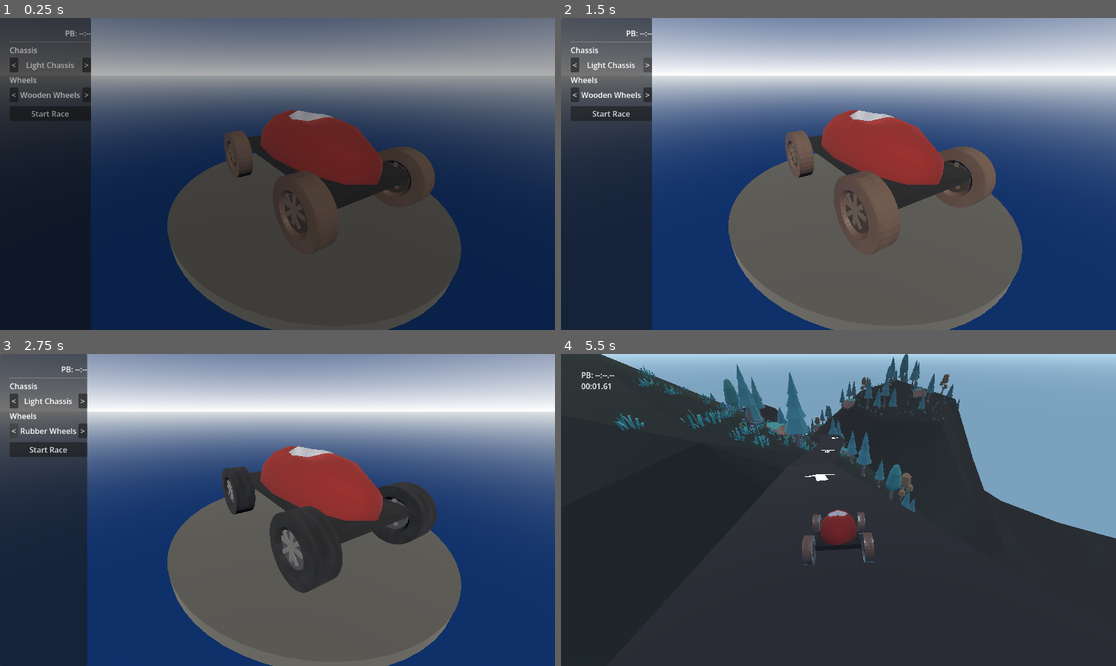
Above: before the commit, frames 1-4 (two rows, left to right).
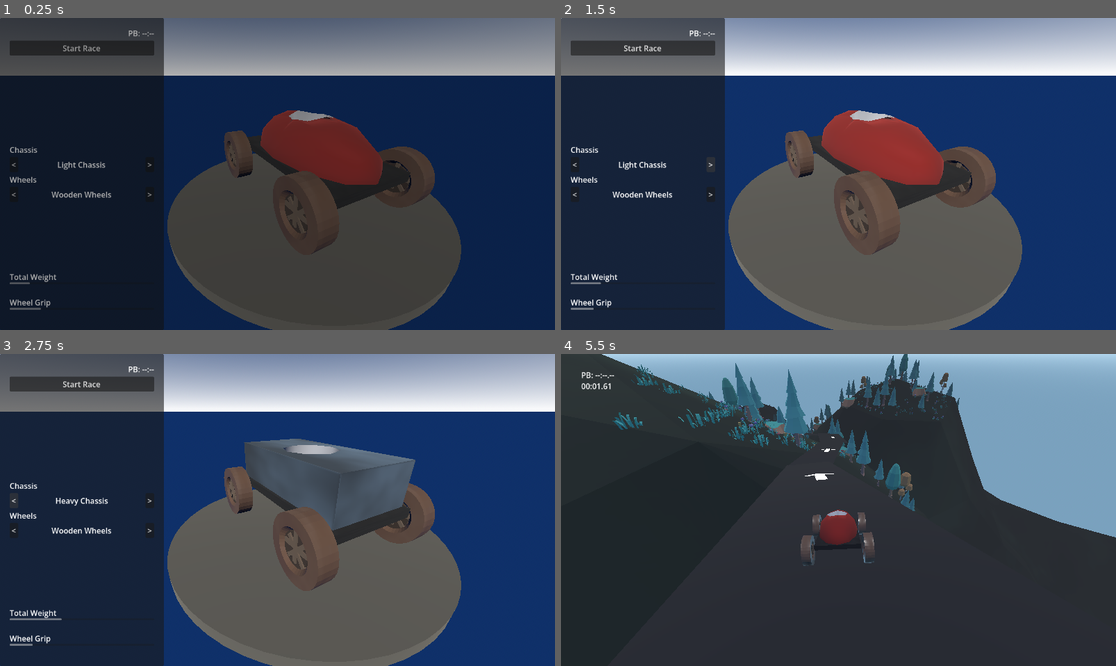
Above: after the commit, the same moments.

Repository: UrHighnez/steer-mania
Game: Godot game, scene res://scenes/garage.tscn
Same seed, same stepped clock (60 frames per second), same inputs: the game is played once before the commit and once after it.
Inputs:
- Up to frame 1 (0.25 s): no input
- Up to frame 2 (1.5 s): click "<" at 0.5 s; click ">" at 1.25 s
- Up to frame 3 (2.75 s): click "<" at 2 s
- Up to frame 4 (5.5 s): click ">" at 2.75 s; click "Start Race" at 3.5 s; hold D (Steer Right) 4.28-5.03 s; tap J (Camera Left) at 4.35 s; hold S (Brake) from 5.03 s (still down); tap L (Camera Right) at 5.1 s

The runs differ from the first frame. In frame 1, 29% of the frame differs, in the area x 0-100%, y 0-100%; in frame 2, 32%; in frame 3, 41%; in frame 4, 2.1%.

Commit message:
add stat display

Diff:
--- a/resources/chassis_heavy.tres
+++ b/resources/chassis_heavy.tres
@@ -7,5 +7,5 @@
 script = ExtResource("1_ajwwv")
 display_name = "Heavy Chassis"
 chassis_scene = ExtResource("1_pns02")
-mass = 80.0
+mass = 60.0
 metadata/_custom_type_script = "uid://b6un8nviu3hcl"
--- a/resources/chassis_light.tres
+++ b/resources/chassis_light.tres
@@ -7,4 +7,5 @@
 script = ExtResource("1_dteng")
 display_name = "Light Chassis"
 chassis_scene = ExtResource("1_y7f2r")
+mass = 20.0
 metadata/_custom_type_script = "uid://b6un8nviu3hcl"
--- a/resources/wheel_rubber.tres
+++ b/resources/wheel_rubber.tres
@@ -7,6 +7,6 @@
 script = ExtResource("1_yp6rj")
 display_name = "Rubber Wheels"
 wheel_scene = ExtResource("2_yp6rj")
-wheel_friction_slip = 8.0
+wheel_friction_slip = 10.0
 suspension_stiffness = 40.0
 metadata/_custom_type_script = "uid://2r2fa6vlwgp1"
--- a/resources/wheel_wood.tres
+++ b/resources/wheel_wood.tres
@@ -7,6 +7,7 @@
 script = ExtResource("1_pytyu")
 display_name = "Wooden Wheels"
 wheel_scene = ExtResource("2_pytyu")
-wheel_friction_slip = 2.0
+mass = 2.5
+wheel_friction_slip = 3.0
 suspension_stiffness = 80.0
 metadata/_custom_type_script = "uid://2r2fa6vlwgp1"
--- a/scenes/garage.tscn
+++ b/scenes/garage.tscn
@@ -19,7 +19,7 @@
 sky_top_color = Color(0.07450981, 0.19215687, 0.4117647, 1)
 sky_horizon_color = Color(1, 1, 1, 1)
 ground_bottom_color = Color(0.07450686, 0.19224218, 0.41101968, 1)
-ground_horizon_color = Color(0.8687151, 0.88564676, 0.8915879, 1)
+ground_horizon_color = Color(0.07450981, 0.19215687, 0.4117647, 1)
 ground_curve = 0.08282144
 
 [sub_resource type="Sky" id="Sky_18b1i"]
@@ -48,12 +48,12 @@
 mesh = SubResource("CylinderMesh_f50xb")
 
 [node name="VehicleBody3D" parent="." unique_id=1193777749 instance=ExtResource("1_jceud")]
-transform = Transform3D(1, 0, 0, 0, 1, 0, 0, 0, 1, 0.08579922, 0.21564853, -0.03705682)
+transform = Transform3D(-1, 0, -8.742278e-08, 0, 1, 0, 8.742278e-08, 0, -1, 0.08579922, 0.21564853, -0.03705682)
 gravity_scale = 0.0
 
 [node name="HUD" type="CanvasLayer" parent="." unique_id=944776966]
 
-[node name="UI" type="Control" parent="HUD" unique_id=1731076799 node_paths=PackedStringArray("car_assembler", "pb_label", "fade_overlay", "lbl_chassis_name", "lbl_wheel_name")]
+[node name="UI" type="Control" parent="HUD" unique_id=1731076799 node_paths=PackedStringArray("car_assembler", "pb_label", "fade_overlay", "lbl_chassis_name", "lbl_wheel_name", "bar_weight", "bar_grip")]
 layout_direction = 4
 layout_mode = 3
 anchors_preset = 15
@@ -63,10 +63,12 @@
 grow_vertical = 2
 script = ExtResource("2_gnlqp")
 car_assembler = NodePath("../../VehicleBody3D/Assembler")
-pb_label = NodePath("MenuPanel/MarginContainer/Content_VBoxContainer/PBTimeLabel")
+pb_label = NodePath("MenuPanel/MarginContainer/Navigation_VBoxContainer/PBTimeLabel")
 fade_overlay = NodePath("../FadeOverlay")
-lbl_chassis_name = NodePath("MenuPanel/MarginContainer/Content_VBoxContainer/HBoxContainer/ChassisName")
-lbl_wheel_name = NodePath("MenuPanel/MarginContainer/Content_VBoxContainer/HBoxContainer2/WheelsName")
+lbl_chassis_name = NodePath("MenuPanel/MarginContainer/Garage_VBoxContainer/HBoxContainer/ChassisName")
+lbl_wheel_name = NodePath("MenuPanel/MarginContainer/Garage_VBoxContainer/HBoxContainer2/WheelsName")
+bar_weight = NodePath("MenuPanel/MarginContainer/Stats_VBoxContainer/WeightLabel/Bar_Weight")
+bar_grip = NodePath("MenuPanel/MarginContainer/Stats_VBoxContainer/GripLabel/Bar_Grip")
 chassis_options = Array[ExtResource("3_18b1i")]([ExtResource("4_v0fcm"), ExtResource("5_oyih7")])
 wheel_options = Array[ExtResource("6_oyih7")]([ExtResource("7_8ish0"), ExtResource("8_4laxj")])
 race_scene_path = "uid://baawn2w8fbjpc"
@@ -81,62 +83,18 @@
 layout_mode = 2
 theme_override_constants/margin_left = 20
 theme_override_constants/margin_top = 20
-
-[node name="Content_VBoxContainer" type="VBoxContainer" parent="HUD/UI/MenuPanel/MarginContainer" unique_id=75534036]
-layout_mode = 2
-
-[node name="PBTimeLabel" type="Label" parent="HUD/UI/MenuPanel/MarginContainer/Content_VBoxContainer" unique_id=1573719645]
+theme_override_constants/margin_right = 20
+theme_override_constants/margin_bottom = 20
+
+[node name="Navigation_VBoxContainer" type="VBoxContainer" parent="HUD/UI/MenuPanel/MarginContainer" unique_id=536953140]
+layout_mode = 2
+
+[node name="PBTimeLabel" type="Label" parent="HUD/UI/MenuPanel/MarginContainer/Navigation_VBoxContainer" unique_id=1573719645]
 layout_mode = 2
 text = "00:00.00"
 horizontal_alignment = 2
 
-[node name="HSeparator" type="HSeparator" parent="HUD/UI/MenuPanel/MarginContainer/Content_VBoxContainer" unique_id=1100313837]
-layout_mode = 2
-
-[node name="ChassisLabel" type="Label" parent="HUD/UI/MenuPanel/MarginContainer/Content_VBoxContainer" unique_id=205113270]
-layout_mode = 2
-text = "Chassis"
-
-[node name="HBoxContainer" type="HBoxContainer" parent="HUD/UI/MenuPanel/MarginContainer/Content_VBoxContainer" unique_id=1444629191]
-layout_mode = 2
-
-[node name="PrevChassisBtn" type="Button" parent="HUD/UI/MenuPanel/MarginContainer/Content_VBoxContainer/HBoxContainer" unique_id=810022771]
-layout_mode = 2
-text = "<"
-
-[node name="ChassisName" type="Label" parent="HUD/UI/MenuPanel/MarginContainer/Content_VBoxContainer/HBoxContainer" unique_id=392432054]
-layout_mode = 2
-size_flags_horizontal = 6
-horizontal_alignment = 1
-
-[node name="NextChassisBtn" type="Button" parent="HUD/UI/MenuPanel/MarginContainer/Content_VBoxContainer/HBoxContainer" unique_id=219677287]
-layout_mode = 2
-text = ">"
-
-[node name="WheelsLabel" type="Label" parent="HUD/UI/MenuPanel/MarginContainer/Content_VBoxContainer" unique_id=1326692031]
-layout_mode = 2
-text = "Wheels"
-
-[node name="HBoxContainer2" type="HBoxContainer" parent="HUD/UI/MenuPanel/MarginContainer/Content_VBoxContainer" unique_id=2121602973]
-layout_mode = 2
-
-[node name="PrevWheelsBtn" type="Button" parent="HUD/UI/MenuPanel/MarginContainer/Content_VBoxContainer/HBoxContainer2" unique_id=2140894315]
-layout_mode = 2
-text = "<"
-
-[node name="WheelsName" type="Label" parent="HUD/UI/MenuPanel/MarginContainer/Content_VBoxContainer/HBoxContainer2" unique_id=1160221995]
-layout_mode = 2
-size_flags_horizontal = 6
-horizontal_alignment = 1
-
-[node name="NextWheelsBtn" type="Button" parent="HUD/UI/MenuPanel/MarginContainer/Content_VBoxContainer/HBoxContainer2" unique_id=209283859]
-layout_mode = 2
-text = ">"
-
-[node name="Spacer_Control" type="Control" parent="HUD/UI/MenuPanel/MarginContainer/Content_VBoxContainer" unique_id=1620610450]
-layout_mode = 2
-
-[node name="StartRaceBtn" type="Button" parent="HUD/UI/MenuPanel/MarginContainer/Content_VBoxContainer" unique_id=1727443202]
+[node name="StartRaceBtn" type="Button" parent="HUD/UI/MenuPanel/MarginContainer/Navigation_VBoxContainer" unique_id=1727443202]
 layout_mode = 2
 text = "Start Race"
 metadata/heavy = false
@@ -144,16 +102,106 @@
 metadata/rubber = false
 metadata/wood = false
 
+[node name="Garage_VBoxContainer" type="VBoxContainer" parent="HUD/UI/MenuPanel/MarginContainer" unique_id=75534036]
+custom_minimum_size = Vector2(300, 0)
+layout_mode = 2
+size_flags_vertical = 4
+
+[node name="ChassisLabel" type="Label" parent="HUD/UI/MenuPanel/MarginContainer/Garage_VBoxContainer" unique_id=205113270]
+layout_mode = 2
+text = "Chassis"
+
+[node name="HBoxContainer" type="HBoxContainer" parent="HUD/UI/MenuPanel/MarginContainer/Garage_VBoxContainer" unique_id=1444629191]
+layout_mode = 2
+
+[node name="PrevChassisBtn" type="Button" parent="HUD/UI/MenuPanel/MarginContainer/Garage_VBoxContainer/HBoxContainer" unique_id=810022771]
+layout_mode = 2
+text = "<"
+
+[node name="ChassisName" type="Label" parent="HUD/UI/MenuPanel/MarginContainer/Garage_VBoxContainer/HBoxContainer" unique_id=392432054]
+layout_mode = 2
+size_flags_horizontal = 6
+horizontal_alignment = 1
+
+[node name="NextChassisBtn" type="Button" parent="HUD/UI/MenuPanel/MarginContainer/Garage_VBoxContainer/HBoxContainer" unique_id=219677287]
+layout_mode = 2
+text = ">"
+
+[node name="WheelsLabel" type="Label" parent="HUD/UI/MenuPanel/MarginContainer/Garage_VBoxContainer" unique_id=1326692031]
+layout_mode = 2
+text = "Wheels"
+
+[node name="HBoxContainer2" type="HBoxContainer" parent="HUD/UI/MenuPanel/MarginContainer/Garage_VBoxContainer" unique_id=2121602973]
+layout_mode = 2
+
+[node name="PrevWheelsBtn" type="Button" parent="HUD/UI/MenuPanel/MarginContainer/Garage_VBoxContainer/HBoxContainer2" unique_id=2140894315]
+layout_mode = 2
+text = "<"
+
+[node name="WheelsName" type="Label" parent="HUD/UI/MenuPanel/MarginContainer/Garage_VBoxContainer/HBoxContainer2" unique_id=1160221995]
+layout_mode = 2
+size_flags_horizontal = 6
+horizontal_alignment = 1
+
+[node name="NextWheelsBtn" type="Button" parent="HUD/UI/MenuPanel/MarginContainer/Garage_VBoxContainer/HBoxContainer2" unique_id=209283859]
+layout_mode = 2
+text = ">"
+
+[node name="Spacer_Control" type="Control" parent="HUD/UI/MenuPanel/MarginContainer/Garage_VBoxContainer" unique_id=1620610450]
+layout_mode = 2
+
+[node name="Stats_VBoxContainer" type="VBoxContainer" parent="HUD/UI/MenuPanel/MarginContainer" unique_id=792516228]
+layout_mode = 2
+size_flags_vertical = 8
+
+[node name="WeightLabel" type="Label" parent="HUD/UI/MenuPanel/MarginContainer/Stats_VBoxContainer" unique_id=2093122791]
+layout_mode = 2
+text = "Total Weight
+"
+
+[node name="Bar_Weight" type="ProgressBar" parent="HUD/UI/MenuPanel/MarginContainer/Stats_VBoxContainer/WeightLabel" unique_id=1993143399]
+layout_mode = 1
+anchors_preset = 14
+anchor_top = 0.5
+anchor_right = 1.0
+anchor_bottom = 0.5
+offset_top = -2.0
+offset_bottom = 2.0
+grow_horizontal = 2
+grow_vertical = 2
+max_value = 200.0
+step = 1.0
+show_percentage = false
+
+[node name="GripLabel" type="Label" parent="HUD/UI/MenuPanel/MarginContainer/Stats_VBoxContainer" unique_id=567028489]
+layout_mode = 2
+text = "Wheel Grip
+"
+
+[node name="Bar_Grip" type="ProgressBar" parent="HUD/UI/MenuPanel/MarginContainer/Stats_VBoxContainer/GripLabel" unique_id=165514734]
+layout_mode = 1
+anchors_preset = 14
+anchor_top = 0.5
+anchor_right = 1.0
+anchor_bottom = 0.5
+offset_top = -2.0
+offset_bottom = 2.0
+grow_horizontal = 2
+grow_vertical = 2
+max_value = 20.0
+value = 11.86
+show_percentage = false
+
 [node name="FadeOverlay" parent="HUD" unique_id=2115144803 instance=ExtResource("7_18b1i")]
 
 [node name="WorldEnvironment" type="WorldEnvironment" parent="." unique_id=48276869]
 environment = SubResource("Environment_d8qye")
 camera_attributes = SubResource("CameraAttributesPractical_d8qye")
 
-[connection signal="pressed" from="HUD/UI/MenuPanel/MarginContainer/Content_VBoxContainer/HBoxContainer/PrevChassisBtn" to="HUD/UI" method="_on_chassis_prev_pressed"]
-[connection signal="pressed" from="HUD/UI/MenuPanel/MarginContainer/Content_VBoxContainer/HBoxContainer/NextChassisBtn" to="HUD/UI" method="_on_chassis_next_pressed"]
-[connection signal="pressed" from="HUD/UI/MenuPanel/MarginContainer/Content_VBoxContainer/HBoxContainer2/PrevWheelsBtn" to="HUD/UI" method="_on_wheels_prev_pressed"]
-[connection signal="pressed" from="HUD/UI/MenuPanel/MarginContainer/Content_VBoxContainer/HBoxContainer2/NextWheelsBtn" to="HUD/UI" method="_on_wheels_next_pressed"]
-[connection signal="pressed" from="HUD/UI/MenuPanel/MarginContainer/Content_VBoxContainer/StartRaceBtn" to="HUD/UI" method="_on_btn_start_race_pressed"]
+[connection signal="pressed" from="HUD/UI/MenuPanel/MarginContainer/Navigation_VBoxContainer/StartRaceBtn" to="HUD/UI" method="_on_btn_start_race_pressed"]
+[connection signal="pressed" from="HUD/UI/MenuPanel/MarginContainer/Garage_VBoxContainer/HBoxContainer/PrevChassisBtn" to="HUD/UI" method="_on_chassis_prev_pressed"]
+[connection signal="pressed" from="HUD/UI/MenuPanel/MarginContainer/Garage_VBoxContainer/HBoxContainer/NextChassisBtn" to="HUD/UI" method="_on_chassis_next_pressed"]
+[connection signal="pressed" from="HUD/UI/MenuPanel/MarginContainer/Garage_VBoxContainer/HBoxContainer2/PrevWheelsBtn" to="HUD/UI" method="_on_wheels_prev_pressed"]
+[connection signal="pressed" from="HUD/UI/MenuPanel/MarginContainer/Garage_VBoxContainer/HBoxContainer2/NextWheelsBtn" to="HUD/UI" method="_on_wheels_next_pressed"]
 
 [editable path="VehicleBody3D"]
--- a/scripts/car_wheels_resource.gd
+++ b/scripts/car_wheels_resource.gd
@@ -3,10 +3,13 @@
 
 @export_group("Optik")
 @export var display_name: String = ""
-@export var wheel_scene: PackedScene  # Hier ziehen wir später eine .tscn rein
+@export var wheel_scene: PackedScene
 
 @export_group("Physik & Handling")
-@export var wheel_radius: float = 0.5 # Wichtig für Kollision
-@export var wheel_friction_slip: float = 10.5 # Grip: Niedrig = Drift, Hoch = Kleben
-@export var suspension_stiffness: float = 50.0 # Federungshärte
-@export var damping: float = 3.0 # Wie stark die Federung nachschwingt (gegen Jitter)
+# NEU: Das Gewicht pro Rad. 4 Räder machen das Auto schwerer!
+@export var mass: float = 5.0
+
+@export var wheel_radius: float = 0.5
+@export var wheel_friction_slip: float = 10.5 # Das ist unser GRIP Wert
+@export var suspension_stiffness: float = 50.0
+@export var damping: float = 3.0
--- a/scripts/garage_ui.gd
+++ b/scripts/garage_ui.gd
@@ -9,6 +9,11 @@
 @export_group("UI Labels")
 @export var lbl_chassis_name: Label
 @export var lbl_wheel_name: Label
+
+# NEU: Die Statistik Balken
+@export_group("Stats Bars")
+@export var bar_weight: ProgressBar
+@export var bar_grip: ProgressBar
 
 # --- EXPORTS: LISTS ---
 @export_group("Car Part Lists")
@@ -33,73 +38,94 @@
 	_load_current_setup()
 
 func _load_current_setup():
-	# --- 1. CHASSIS LADEN ---
+	# 1. CHASSIS LADEN
 	if GameManager.selected_chassis != null:
 		var found_index = chassis_options.find(GameManager.selected_chassis)
 		current_chassis_index = found_index if found_index != -1 else 0
 	else:
 		current_chassis_index = 0
 
-	_select_chassis_by_index(current_chassis_index)
+	# Initial anwenden (ohne UI Update, das machen wir am Ende gesammelt)
+	_select_chassis_by_index(current_chassis_index, false)
 
-	# --- 2. REIFEN LADEN ---
+	# 2. REIFEN LADEN
 	if GameManager.selected_wheels != null:
 		var found_index = wheel_options.find(GameManager.selected_wheels)
 		current_wheel_index = found_index if found_index != -1 else 0
 	else:
 		current_wheel_index = 0
 
-	_select_wheels_by_index(current_wheel_index)
+	_select_wheels_by_index(current_wheel_index, false)
+
+	# Jetzt alles einmalig anzeigen
+	_update_ui_labels_and_stats()
 
 # --- AUSWAHL LOGIK ---
 
-func _select_chassis_by_index(index: int):
+func _select_chassis_by_index(index: int, update_ui: bool = true):
 	if chassis_options.is_empty(): return
-
 	var selected = chassis_options[index]
 
-	# 1. Speichern & Anwenden
 	GameManager.selected_chassis = selected
 	car_assembler._apply_chassis(selected)
 
-	# 2. UI Aktualisieren (Zentral gesteuert!)
-	_update_ui_labels()
+	if update_ui: _update_ui_labels_and_stats()
 
-func _select_wheels_by_index(index: int):
+func _select_wheels_by_index(index: int, update_ui: bool = true):
 	if wheel_options.is_empty(): return
-
 	var selected = wheel_options[index]
 
 	GameManager.selected_wheels = selected
 	car_assembler._apply_wheels(selected)
 
-	_update_ui_labels()
+	if update_ui: _update_ui_labels_and_stats()
 
-# --- UI UPDATE (Zentral) ---
+# --- UI & STATS UPDATE (Zentral) ---
 
-func _update_ui_labels():
-	# CHASSIS TEXT
+func _update_ui_labels_and_stats():
+	var current_chassis_res = null
+	var current_wheel_res = null
+
+	# 1. Namen aktualisieren
 	if not chassis_options.is_empty() and lbl_chassis_name:
-		var res = chassis_options[current_chassis_index]
-		var txt = res.display_name
+		current_chassis_res = chassis_options[current_chassis_index]
+		var txt = current_chassis_res.display_name
+		if txt == "": txt = current_chassis_res.resource_name
+		if txt == "": txt = "Chassis " + str(current_chassis_index + 1)
+		lbl_chassis_name.text = txt
 
-		# Fallbacks
-		if txt == "": txt = res.resource_name
-		if txt == "": txt = "Chassis " + str(current_chassis_index + 1)
+	if not wheel_options.is_empty() and lbl_wheel_name:
+		current_wheel_res = wheel_options[current_wheel_index]
+		var txt = current_wheel_res.display_name
+		if txt == "": txt = current_wheel_res.resource_name
+		if txt == "": txt = "Wheel " + str(current_wheel_index + 1)
+		lbl_wheel_name.text = txt
 
-		lbl_chassis_name.text = txt
-		print("UI Update Chassis: ", txt) # Debug
+	# 2. Statistik berechnen und animieren
+	if current_chassis_res and current_wheel_res:
+		_animate_stats(current_chassis_res, current_wheel_res)
 
-	# WHEEL TEXT
-	if not wheel_options.is_empty() and lbl_wheel_name:
-		var res = wheel_options[current_wheel_index]
-		var txt = res.display_name
+func _animate_stats(chassis: CarChassisResource, wheels: CarWheelResource):
+	# --- BERECHNUNG DER ECHTEN PHYSIK-WERTE ---
 
-		if txt == "": txt = res.resource_name
-		if txt == "": txt = "Wheel " + str(current_wheel_index + 1)
+	# Gewicht: Masse des Autos + 4x Masse des Rades
+	var total_mass = chassis.mass + (wheels.mass * 4.0)
 
-		lbl_wheel_name.text = txt
-		print("UI Update Wheel: ", txt) # Debug
+	# Grip: Der Reibungswert der Reifen
+	var grip_value = wheels.wheel_friction_slip
+
+	# --- ANIMATION ---
+	var tween = create_tween().set_parallel(true).set_trans(Tween.TRANS_CUBIC).set_ease(Tween.EASE_OUT)
+
+	if bar_weight:
+		# Wir animieren den Balken auf den berechneten Wert
+		tween.tween_property(bar_weight, "value", total_mass, 0.5)
+
+	if bar_grip:
+		tween.tween_property(bar_grip, "value", grip_value, 0.5)
+
+	# Debugging Ausgabe, damit du ein Gefühl für die Zahlen bekommst
+	# print("Stats Update -> Gewicht: ", total_mass, "kg | Grip: ", grip_value)
 
 # --- BUTTON SIGNALS ---
 
